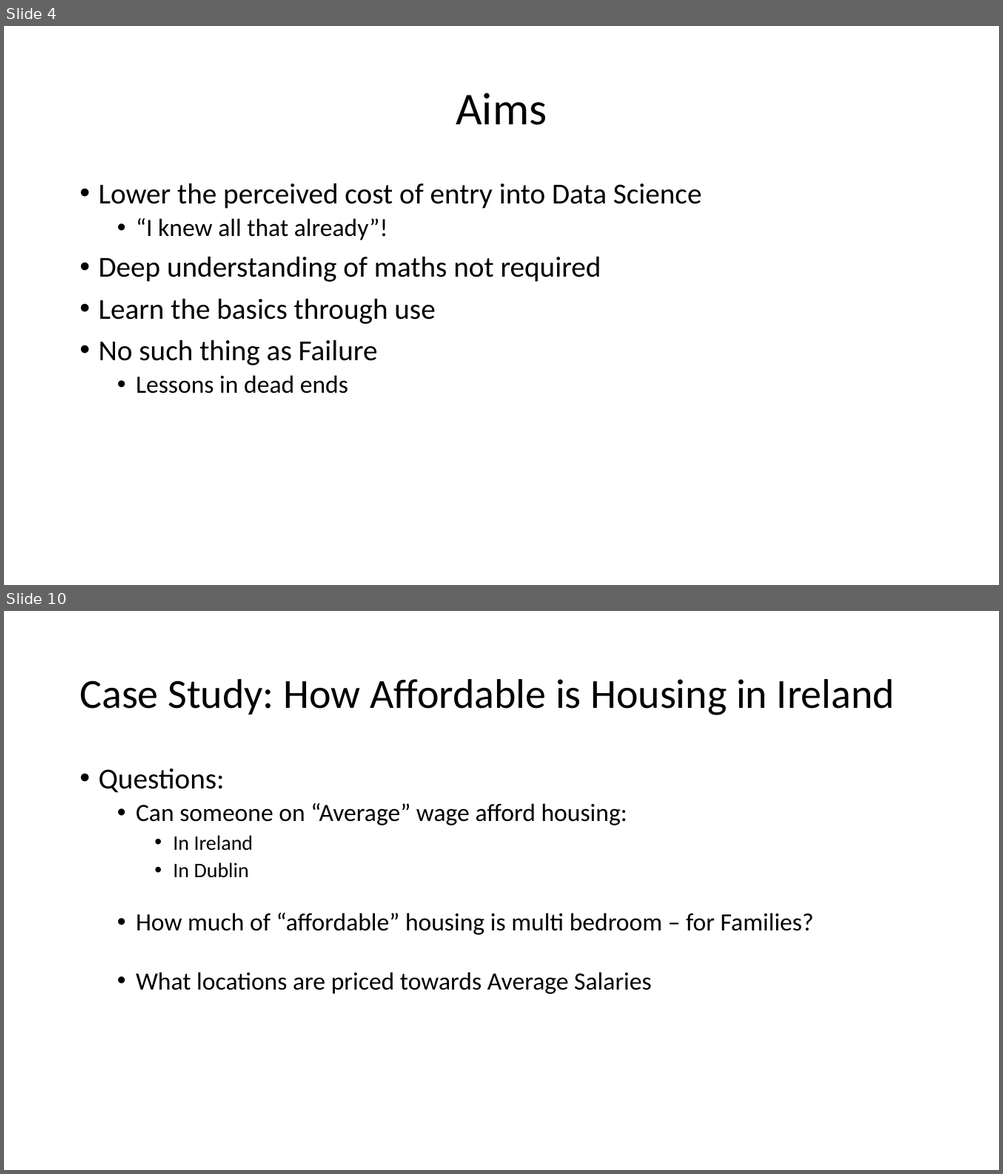
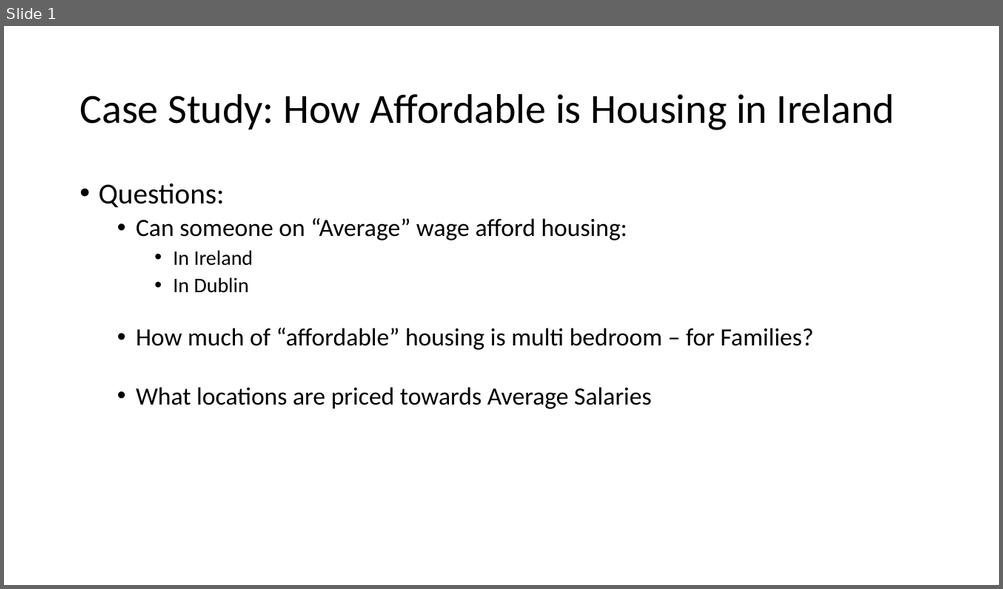
Before and after one commit to FintanGuihen/HousePriceScraper, a slide deck: Getting Started with Data Science.pptx. Shown one above the other, each under a label of ours: slides 4 and 10 before the commit, slide 1 after it; the slides between them are not shown. The pictures are 1003x1174 and 1003x589 pixels, drawn with LibreOffice and Linux fonts; fonts in the diff are those of the drawing. Boxes give left, top, right and bottom in pixels: in the first picture for what was removed or moved away, otherwise in the second. Text is boxed around its words. In the diff, an @@ line names an element or a change of style, - is before the commit and + after.

```diff
--- a/Getting Started with Data Science.pptx
+++ b/Getting Started with Data Science.pptx
@@ slide 4 removed at bbox=[4, 26, 999, 585], background #FFFFFF @@
@@ title removed at bbox=[455, 93, 546, 125] @@
-Aims
@@ text removed at bbox=[99, 183, 702, 394] @@
-• Lower the perceived cost of entry into Data Science
-  • “I knew all that already”!
-• Deep understanding of maths not required
-• Learn the basics through use
-• No such thing as Failure
-  • Lessons in dead ends
@@ what was slide 10 is now slide 1 @@
```
Also in this commit, not shown: 13 other slides removed.
